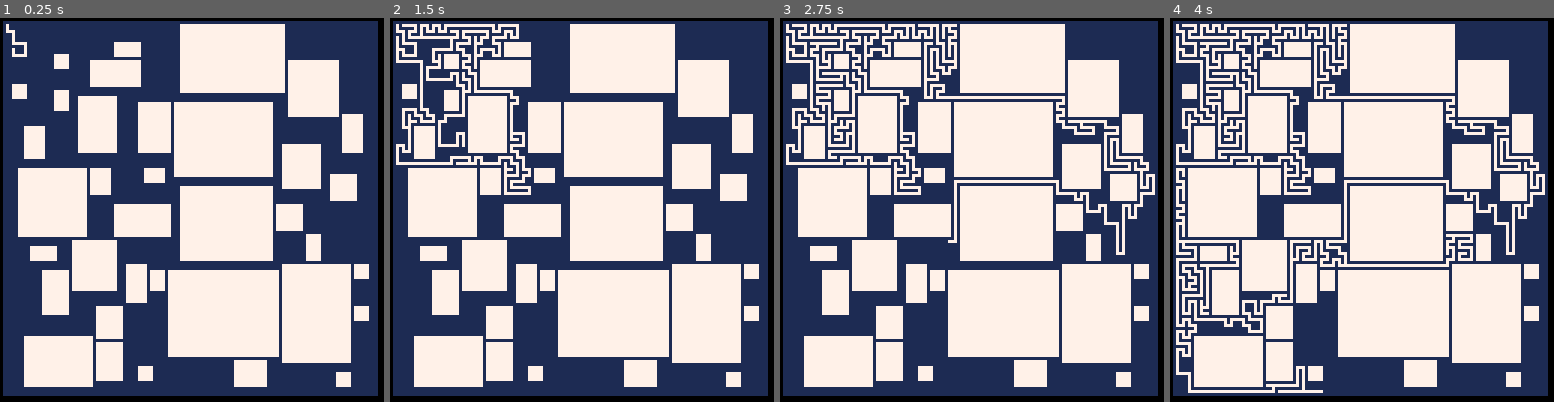
Above: before the commit, frames 1-4 (left to right).
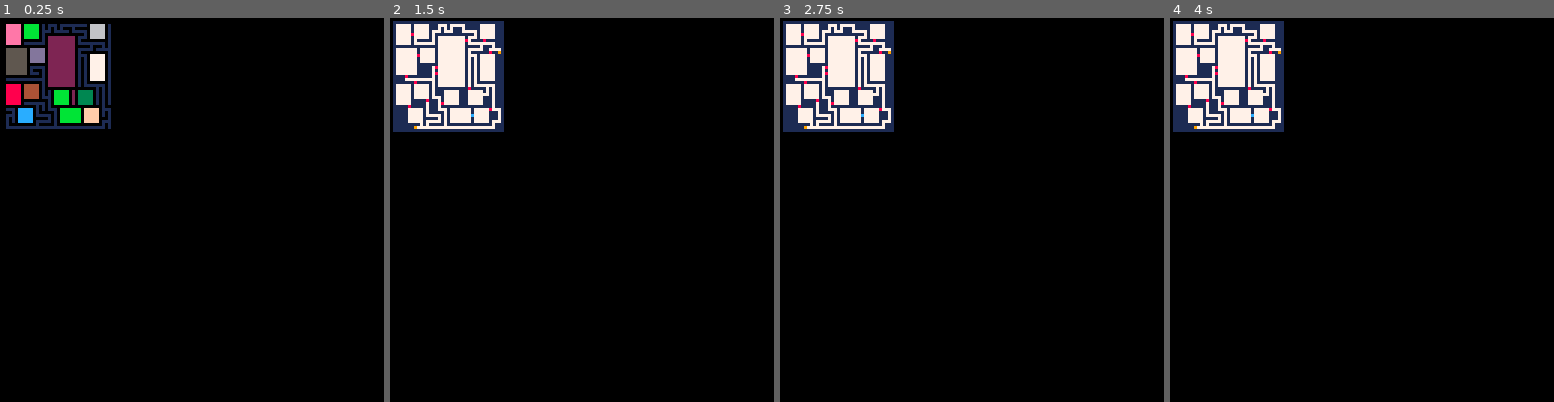
Above: after the commit, the same moments.

Repository: theRenard/PICO-8-Dungeon-Generator
Game: PICO-8 cartridge dungeon-generator.p8
Two runs of this game, one before a commit and one after it. Both use one fixed random seed, a clock stepped at 60 frames per second and the inputs below.
Inputs:
- Up to frame 1 (0.25 s): no input
- Up to frame 2 (1.5 s): no input
- Up to frame 3 (2.75 s): no input
- Up to frame 4 (4 s): no input

The runs differ from the first frame. In frame 1, 94% of the frame differs, in the area x 0-99%, y 0-99%; in frame 2, 91%; in frame 3, 90%; in frame 4, 90%.

Commit message:
Reduce maze dimensions and room extra size for improved generation efficiency

Diff:
--- a/lua/generator.lua
+++ b/lua/generator.lua
@@ -6,8 +6,8 @@
 https://weblog.jamisbuck.org/2011/1/27/maze-generation-growing-tree-algorithm
 --]]
 
-local widht = 128
-local height = 128
+local widht = 40
+local height = 40
 
 -- Constants
 local drawStep = true
@@ -17,7 +17,7 @@
 local mazeWidth = widht - base - border
 local mazeHeight = height - base - border
 local numRoomTries = 1000 -- number of rooms to try, the greater the number, the more rooms
-local roomExtraSize = 20
+local roomExtraSize = 1
 local extraConnectorChance = 40
 local exits = 2
 
